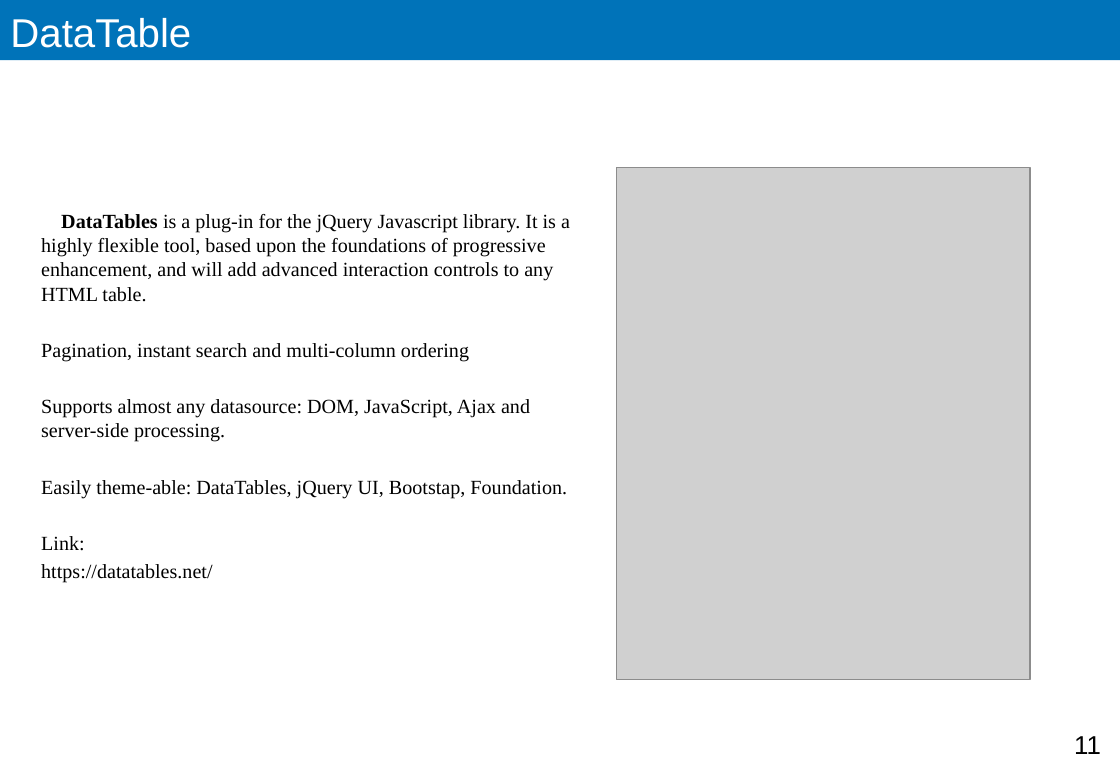
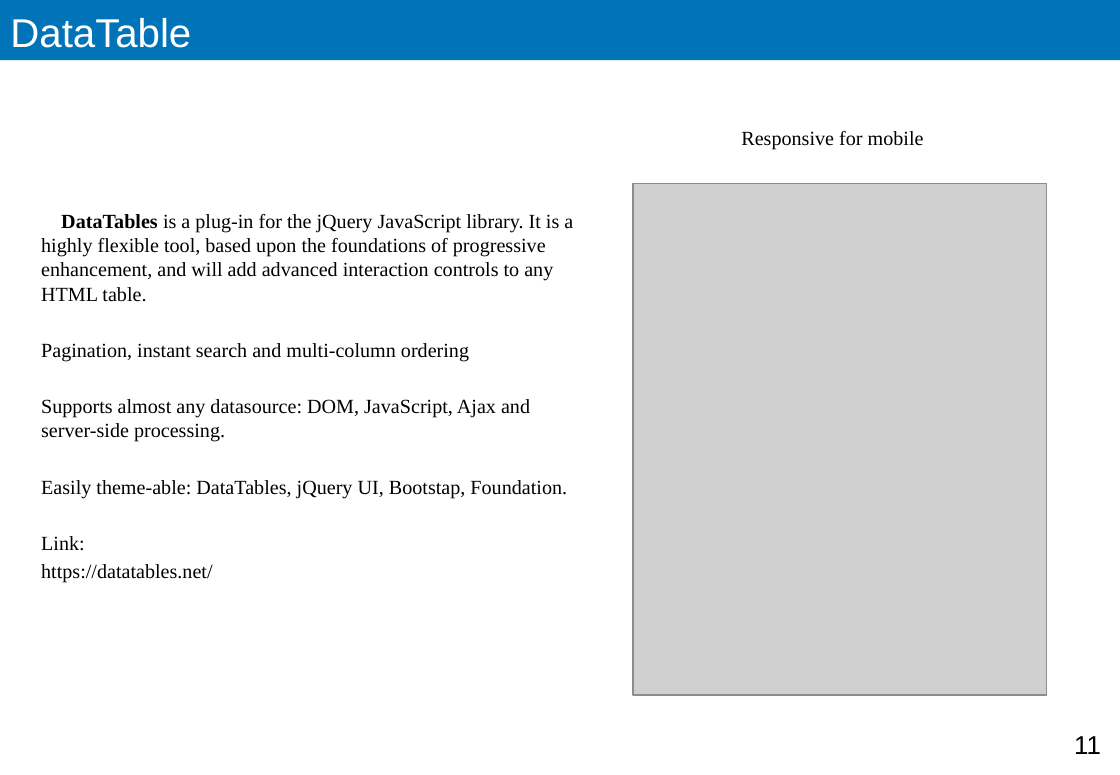
Before and after one commit to sorryb/Northwind, a slide deck: slide 11 of Documents/Application.Architecture.pptx. Drawn at 1120x775 pixels with LibreOffice and Linux fonts; fonts in the diff are those of the drawing; grey boxes stand for pictures. Boxes give left, top, right and bottom in pixels: in the first picture for what was removed or moved away, otherwise in the second. Text is boxed around its words. In the diff, an @@ line names an element or a change of style, - is before the commit and + after.

```diff
--- a/Documents/Application.Architecture.pptx
+++ b/Documents/Application.Architecture.pptx
@@ text added at bbox=[741, 131, 924, 150], 14 pt, text #000000 @@
+Responsive for mobile
@@ picture: place and size @@
-picture at bbox=[617, 168, 1031, 679]
+picture at bbox=[633, 184, 1047, 696]
@@ text at bbox=[41, 214, 573, 302]: text changed @@
-DataTables is a plug-in for the jQuery Javascript library. It is a highly flexible tool, based upon the foundations of progressive enhancement, and will add advanced interaction controls to any HTML table.
+DataTables is a plug-in for the jQuery JavaScript library. It is a highly flexible tool, based upon the foundations of progressive enhancement, and will add advanced interaction controls to any HTML table.
```
Also in this commit, not shown: 12 other slides changed, 2 slides added, 4 slides removed, 1 other file.
